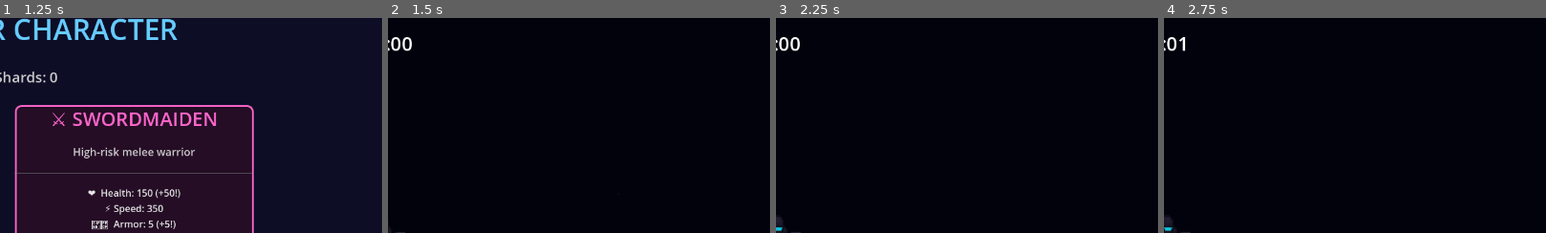
Above: before the commit, frames 1-4 (left to right).
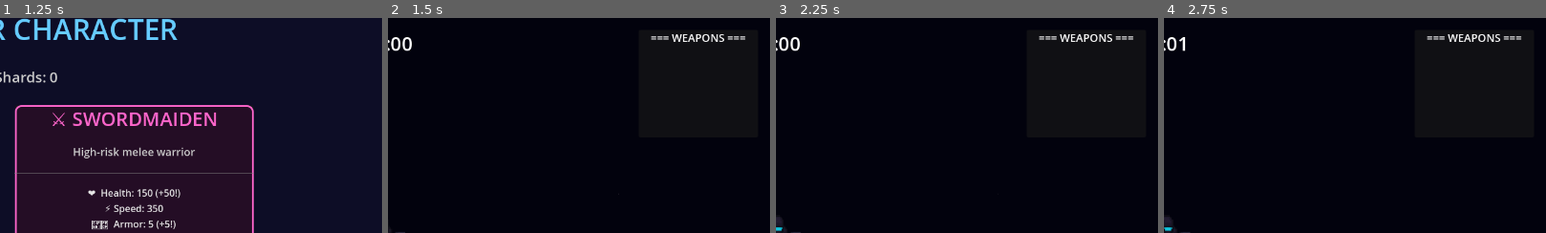
Above: after the commit, the same moments.

Repository: darkmage1000/Nebula-Revenant
Game: Godot game, scene res://MainMenu.tscn
Two runs of this game, one before a commit and one after it. Both use one fixed random seed, a clock stepped at 60 frames per second and the inputs below.
Inputs:
- Up to frame 1 (1.25 s): click "[ START MISSION ]" at 0.5 s
- Up to frame 2 (1.5 s): click "SELECT" at 1.25 s
- Up to frame 3 (2.25 s): tap Enter (ui_accept) at 2 s; hold D (ui_right) from 2.03 s (still down)
- Up to frame 4 (2.75 s): keep holding D (ui_right); tap Enter (ui_accept) at 2.27 s
The pictures show only the part of the screen within x 50-100%, y 0-50%; the shares and areas given below are measured in that part.

Frame 1 is identical in both runs. In frame 2, 0.5% of the frame differs, in the area x 68-94%, y 7-12%; in frame 3, 0.5%; in frame 4, 0.5%.
Error after the commit: Invalid call. Nonexistent function 'has' in base 'CharacterBody2D (player.gd)'. (res://GameHUD.gd:94)

Commit message:
Add weapon level tracking UI on right side of screen
Weapon Level Display Features:
- Added weapon levels panel on top-right of screen showing equipped weapons
- Each weapon displays with icon and current level (e.g., "⚔️ Lv3")
- Weapon icons: 🔫 Pistol, 💥 Shotgun, 💣 Grenade, ☢️ Aura, ⚔️ Sword
- Color-coded by level: White (Lv0), Green (Lv1), Blue (Lv2), Purple (Lv3+)

Implementation:
- Added WeaponLevelsPanel to GameHUD.tscn (top-right corner)
- Created update_weapon_levels() function with comprehensive safety checks
- Weapon level increments each time a weapon-specific upgrade is chosen
- Labels are dynamically created/removed as weapons are equipped/unequipped
- All checks use is_instance_valid() and .get() to prevent crashes

Safety Features:
- Validates player, weapon_data, and player_stats exist before accessing
- Uses .get() with defaults for all dictionary accesses
- Checks weapon_levels_container is valid before adding children
- Gracefully handles missing or invalid weapon data

This allows players to track how many weapon-specific upgrades they've chosen
for each equipped weapon during a run.

Diff:
--- a/GameHUD.gd
+++ b/GameHUD.gd
@@ -11,6 +11,10 @@
 @onready var health_label = $HealthBar/HealthLabel
 @onready var xp_bar = $XPBar
 @onready var level_label = $LevelLabel
+@onready var weapon_levels_container = $WeaponLevelsPanel/WeaponLevelsContainer
+
+# Track weapon labels for updates
+var weapon_labels: Dictionary = {}
 
 func _ready():
 	# Will be set by main_game
@@ -31,6 +35,7 @@
 	update_health()
 	update_xp()
 	update_level()
+	update_weapon_levels()
 
 # Update timer display (00:00 format)
 func update_timer():
@@ -79,3 +84,88 @@
 		level_label.text = "Level ?"
 		return
 	level_label.text = "Level %d" % player.player_stats.level
+
+# Update weapon levels display
+func update_weapon_levels():
+	# Safety checks to prevent crashes
+	if not is_instance_valid(player):
+		return
+
+	if not player.has("weapon_data") or not player.weapon_data:
+		return
+
+	if not player.has("player_stats") or not player.player_stats:
+		return
+
+	# Get current weapons from player
+	var current_weapons = player.player_stats.get("current_weapons", [])
+	if not current_weapons or current_weapons.size() == 0:
+		return
+
+	# Update or create labels for each weapon
+	for weapon_key in current_weapons:
+		if not player.weapon_data.has(weapon_key):
+			continue
+
+		var weapon_data = player.weapon_data[weapon_key]
+		if not weapon_data:
+			continue
+
+		var weapon_name = weapon_data.get("name", "Unknown")
+		var weapon_level = weapon_data.get("level", 0)
+
+		# Check if label already exists
+		if not weapon_labels.has(weapon_key):
+			# Create new label for this weapon
+			if not is_instance_valid(weapon_levels_container):
+				return
+
+			var label = Label.new()
+			label.name = weapon_key + "_label"
+			label.add_theme_font_size_override("font_size", 16)
+			label.horizontal_alignment = HORIZONTAL_ALIGNMENT_CENTER
+			weapon_levels_container.add_child(label)
+			weapon_labels[weapon_key] = label
+
+		# Update label text
+		var label = weapon_labels[weapon_key]
+		if weapon_level > 0:
+			label.text = "%s  Lv%d" % [get_weapon_icon(weapon_key), weapon_level]
+		else:
+			label.text = "%s  Lv0" % get_weapon_icon(weapon_key)
+
+		# Color based on level
+		if weapon_level >= 3:
+			label.modulate = Color(1.0, 0.6, 1.0)  # Purple for max level
+		elif weapon_level >= 2:
+			label.modulate = Color(0.4, 0.8, 1.0)  # Blue for level 2
+		elif weapon_level >= 1:
+			label.modulate = Color(0.4, 1.0, 0.6)  # Green for level 1
+		else:
+			label.modulate = Color(1.0, 1.0, 1.0)  # White for level 0
+
+	# Remove labels for weapons no longer equipped
+	var keys_to_remove = []
+	for weapon_key in weapon_labels:
+		if not current_weapons.has(weapon_key):
+			keys_to_remove.append(weapon_key)
+
+	for key in keys_to_remove:
+		if weapon_labels[key]:
+			weapon_labels[key].queue_free()
+		weapon_labels.erase(key)
+
+func get_weapon_icon(weapon_key: String) -> String:
+	match weapon_key:
+		"pistol":
+			return "🔫"
+		"shotgun":
+			return "💥"
+		"grenade":
+			return "💣"
+		"aura":
+			return "☢️"
+		"sword":
+			return "⚔️"
+		_:
+			return "🔸"
--- a/GameHUD.tscn
+++ b/GameHUD.tscn
@@ -70,3 +70,22 @@
 theme_override_font_sizes/font_size = 24
 text = "Level 1"
 horizontal_alignment = 1
+
+[node name="WeaponLevelsPanel" type="PanelContainer" parent="."]
+anchors_preset = 1
+anchor_left = 1.0
+anchor_right = 1.0
+offset_left = -220.0
+offset_top = 20.0
+offset_right = -20.0
+offset_bottom = 200.0
+grow_horizontal = 0
+
+[node name="WeaponLevelsContainer" type="VBoxContainer" parent="WeaponLevelsPanel"]
+layout_mode = 2
+
+[node name="TitleLabel" type="Label" parent="WeaponLevelsPanel/WeaponLevelsContainer"]
+layout_mode = 2
+theme_override_font_sizes/font_size = 18
+text = "=== WEAPONS ==="
+horizontal_alignment = 1
--- a/player.gd
+++ b/player.gd
@@ -498,7 +498,10 @@
 			"poison", "burn":
 				data[upgrade_key] = true
 
-		print("Upgraded weapon '%s' %s: %s → %s" % [weapon_key, upgrade_key, str(old_value), str(data[upgrade_key])])
+		# Increment weapon level for tracking upgrades
+		data["level"] = data.get("level", 0) + 1
+
+		print("Upgraded weapon '%s' %s: %s → %s (Level %d)" % [weapon_key, upgrade_key, str(old_value), str(data[upgrade_key]), data["level"]])
 	else:
 		print("ERROR: Weapon '%s' doesn't have stat '%s'" % [weapon_key, upgrade_key])
 
